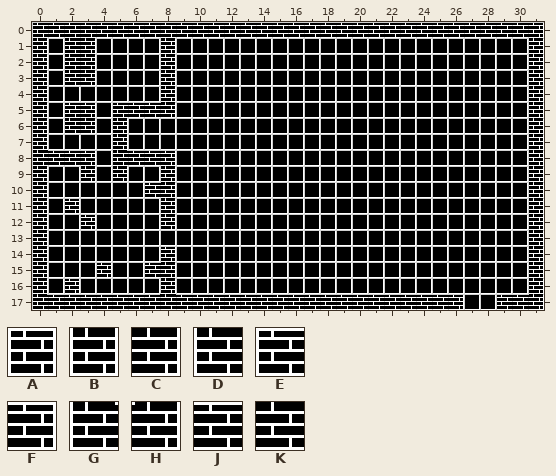
Two versions of a level (Tiled map, assets/tilemaps/stage0.tmx). Above, as it was before the edit.
Cells are 16x16 px. Shown: x 0..31, y 0..17.
Key: from "walls": A 0, B 1, C 2, D 3, E 4, F 5, G 6, H 8, J 10, K 11.
_ is an empty cell.
Layers that did not change in this view are not listed.
Layer "walls" before, first column x 0:
 0 EJJJJJJJJJJJJJJJJJJJJJJJJJJJJJJF
 1 B_DC____B______________________B
 2 B_DC____B______________________B
 3 B_DC____B______________________B
 4 B_______B______________________B
 5 B_EF_EJJH______________________B
 6 B_DC_B_________________________B
 7 B____B_________________________B
 8 DJJF_GJJF______________________B
 9 B__B_B__B______________________B
10 B______EH______________________B
11 B_A_____B______________________B
12 B__A____B______________________B
13 B______________________________B
14 B_______A______________________B
15 B___A__EH______________________B
16 B_A_____B______________________B
17 GJJJJJJJKJJJJJJJJJJJJJJJJJF__EJH
The same view after the edit:
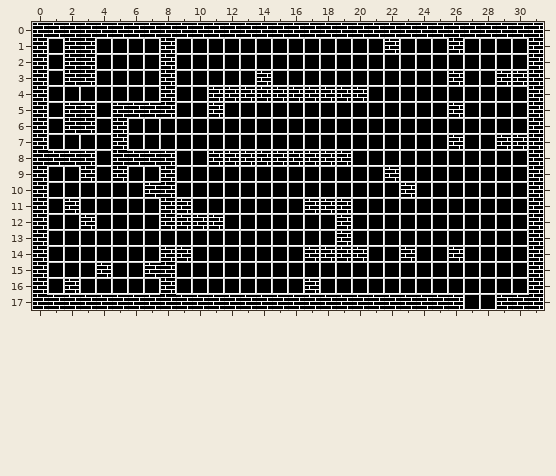
What changed:
Changed rows in their new state; . is an unchanged cell.
Layer "walls":
first column x 9:
 1 .............A...B....
 3 .....A...........A..AA
 4 ..AAAAAAAAAA..........
 5 ..A..............A....
 7 .................A..AA
 8 ..AAAAAAAAA...........
 9 .............A........
10 ..............A.......
11 A.......AAA...........
12 AAA.......A...........
13 ..........A...........
14 A.......AAAA..A..A....
16 ........A.............
